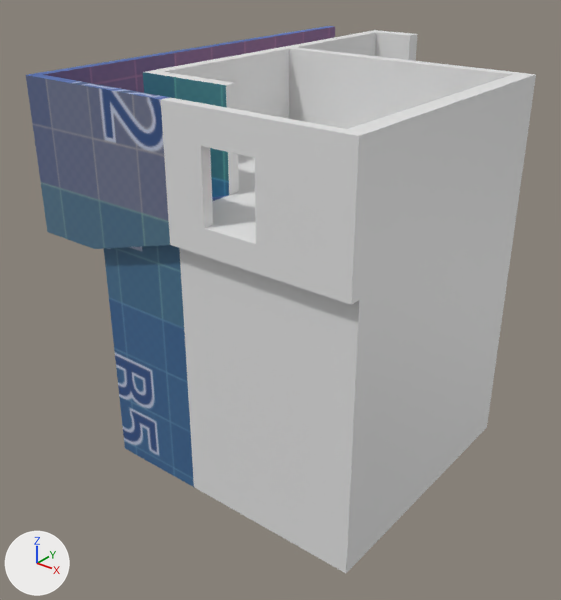
An edit to the Blender file Assets/Models/blender~/Building5.blend, drawn before and after from the same camera.
Rendered twice from a 50 mm lens placed at (23.4, -30.3, 20.0), pointed at (-2.6, 2.2, -0.1). Every picture has the same lights, and +X, +Y and +Z are marked at lower left. The first picture is the older version.

Script lines for the objects in view, before the commit:
```python
me_cube = bpy.data.meshes.new('Cube')
me_cube.from_pydata(...)  # 245 vertices, 236 faces; spans x -1.38..1.12, y -0.97..2.32, z -0.97..1.71
# faces by material slot: [136, 100]
me_cube.materials.append(mat_material)  # white #e7e7e7
me_cube.materials.append(mat_colorgrid)
ob_building5main = bpy.data.objects.new('Building5Main', me_cube)
ob_building5main.location = (-0.05, 0.0, 0.0)
ob_building5main.scale = (7.78, 7.78, 7.78)
```
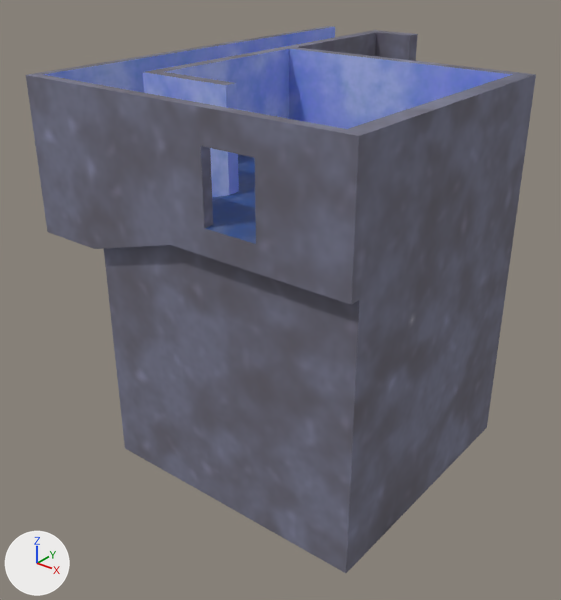
Diff of the bpy script that builds the scene:
```diff
--- a/Assets/Models/blender~/Building5.blend.py
+++ b/Assets/Models/blender~/Building5.blend.py
@@ img_wallsoutside @@
+img_wallsoutside = load_image('WallsOutside', '../textures/Building9 Color.png', 2048, 2048, 'sRGB')
@@ img_wallsinside @@
+img_wallsinside = load_image('WallsInside', '../textures/Building2WallsInsideTop.png', 2048, 2048, 'sRGB')
@@ img_floor @@
+img_floor = load_image('Floor', '../textures/Balcony Color.png', 4096, 4096, 'sRGB')
@@ mat_wallsoutside @@
+mat_wallsoutside = principled_material('WallsOutside')
+mat_wallsoutside.texture = img_wallsoutside
+mat_wallsoutside.roughness = 1.0
@@ mat_wallsinside @@
+mat_wallsinside = principled_material('WallsInside')
+mat_wallsinside.texture = img_wallsinside
+mat_wallsinside.roughness = 0.802
@@ mat_floor_001 @@
+mat_floor_001 = principled_material('Floor.001')
+mat_floor_001.texture = img_floor
@@ me_cube @@
 me_cube.from_pydata(...)  # 245 vertices, 236 faces; spans x -1.38..1.12, y -0.97..2.32, z -0.97..1.71
 # used by ob_building5main; location = (-0.05, 0.0, 0.0); scale = (7.78, 7.78, 7.78)
+# me_cube part 1: 90 of the faces centred in x -0.88..1.12, y -0.97..2.26, z -0.33..1.71 switch from mat_material (white #e7e7e7) to mat_wallsoutside (picture img_wallsoutside)
+# me_cube part 2: all 11 faces centred in x -0.47..0.76, y -0.93..0.3, z 1.04 switch from mat_material (white #e7e7e7) to mat_floor_001 (picture img_floor)
+# me_cube part 3: 19 of the faces centred in x -0.88..1.01, y -0.9..0.3, z 1.08..1.61 switch from mat_material (white #e7e7e7) to mat_wallsinside (picture img_wallsinside)
+# me_cube part 4: 10 of the faces centred in x -0.88..0.76, y 0.95..1.0, z 0.99..1.61 switch from mat_material (white #e7e7e7) to mat_wallsinside (picture img_wallsinside)
+# me_cube part 5: 60 of the faces centred in x -1.38..-0.45, y -0.97..2.26, z -0.15..1.71 switch from mat_colorgrid to mat_wallsoutside (picture img_wallsoutside)
+# me_cube part 6: 14 of the faces centred in x -1.3..-0.47, y -0.9..-0.4, z 1.15..1.61 switch from mat_colorgrid to mat_wallsinside (picture img_wallsinside)
+# me_cube part 7: 14 of the faces centred in x -1.35..-0.62, y 1.62..2.32, z 0.07..1.61 switch from mat_colorgrid to mat_wallsinside (picture img_wallsinside)
+# me_cube part 8: 2 of the faces centred in x -1.31, y 1.0, z 0.96..1.58 switch from mat_colorgrid to mat_wallsinside (picture img_wallsinside)
+# me_cube part 9: 1 of the faces centred in x -1.3, y 0.3, z 1.59 switch from mat_colorgrid to mat_wallsinside (picture img_wallsinside)
+# me_cube part 10: texture (UV) coordinates of 236 of 236 faces, centred in x -1.38..1.12, y -0.97..2.32, z -0.33..1.71, changed; they spanned u 0.02..0.83, v 0.02..0.98 and now span u 0.06..0.92, v 0.02..0.96
```

Changed parts and their boxes [x1, y1, x2, y2] in the pictures (561 x 600 px):
'Building5Main', recoloured, surface changed (darker)
    both: [26, 26, 536, 573]
part 1 of me_cube, recoloured (white to grey)
    both: [145, 30, 536, 573]
part 2 of me_cube, recoloured (white to blue)
    both: [205, 154, 256, 244]
part 3 of me_cube, recoloured (white to blue)
    both: [165, 49, 289, 195]
part 4 of me_cube, recoloured (white to blue)
    both: [289, 49, 513, 129]
part 5 of me_cube, recoloured
    both: [26, 26, 334, 487]
part 6 of me_cube, recoloured
    both: [43, 64, 229, 197]
part 7 of me_cube, recoloured (purple to blue)
    both: [245, 27, 335, 54]
part 8 of me_cube, recoloured
    both: [237, 41, 245, 55]
part 9 of me_cube, recoloured (purple to blue)
    both: [110, 43, 237, 93]
part 10 of me_cube, surface changed (darker)
    both: [26, 26, 536, 573]
